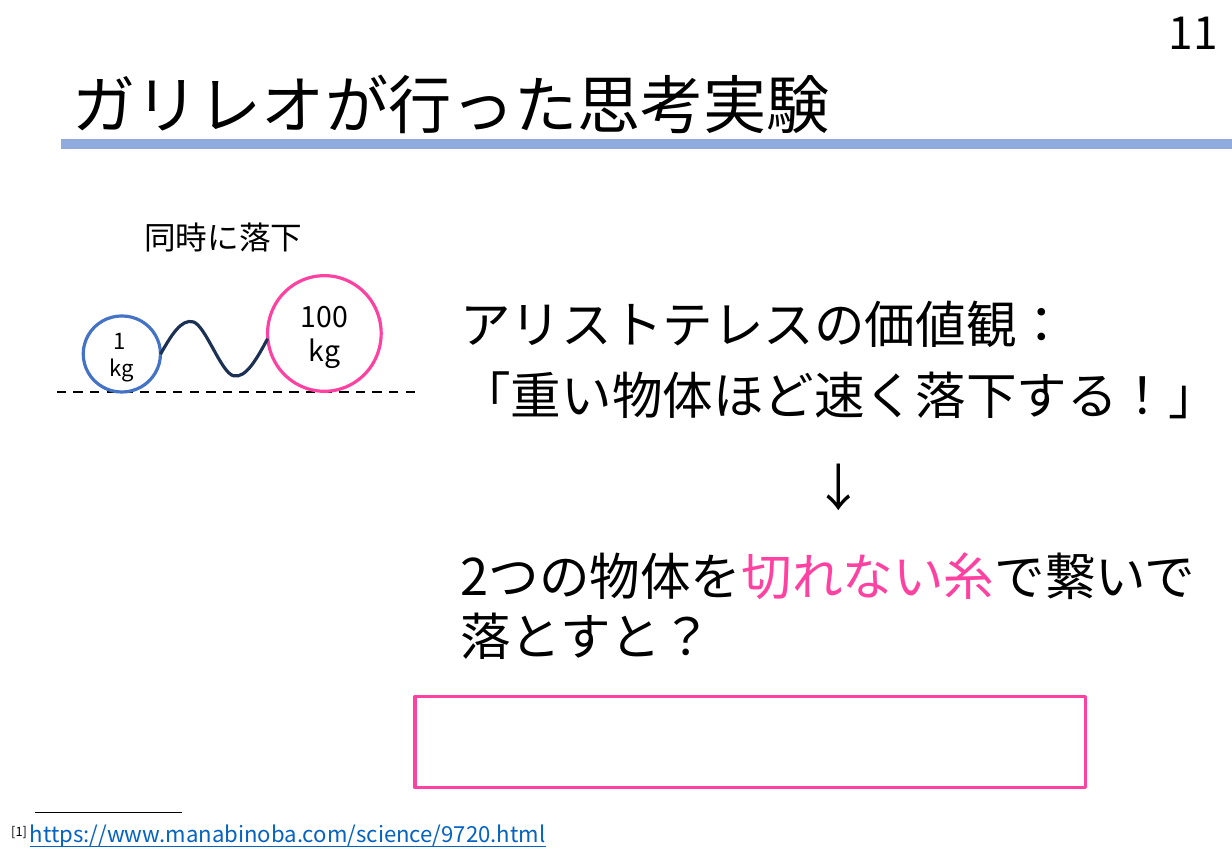
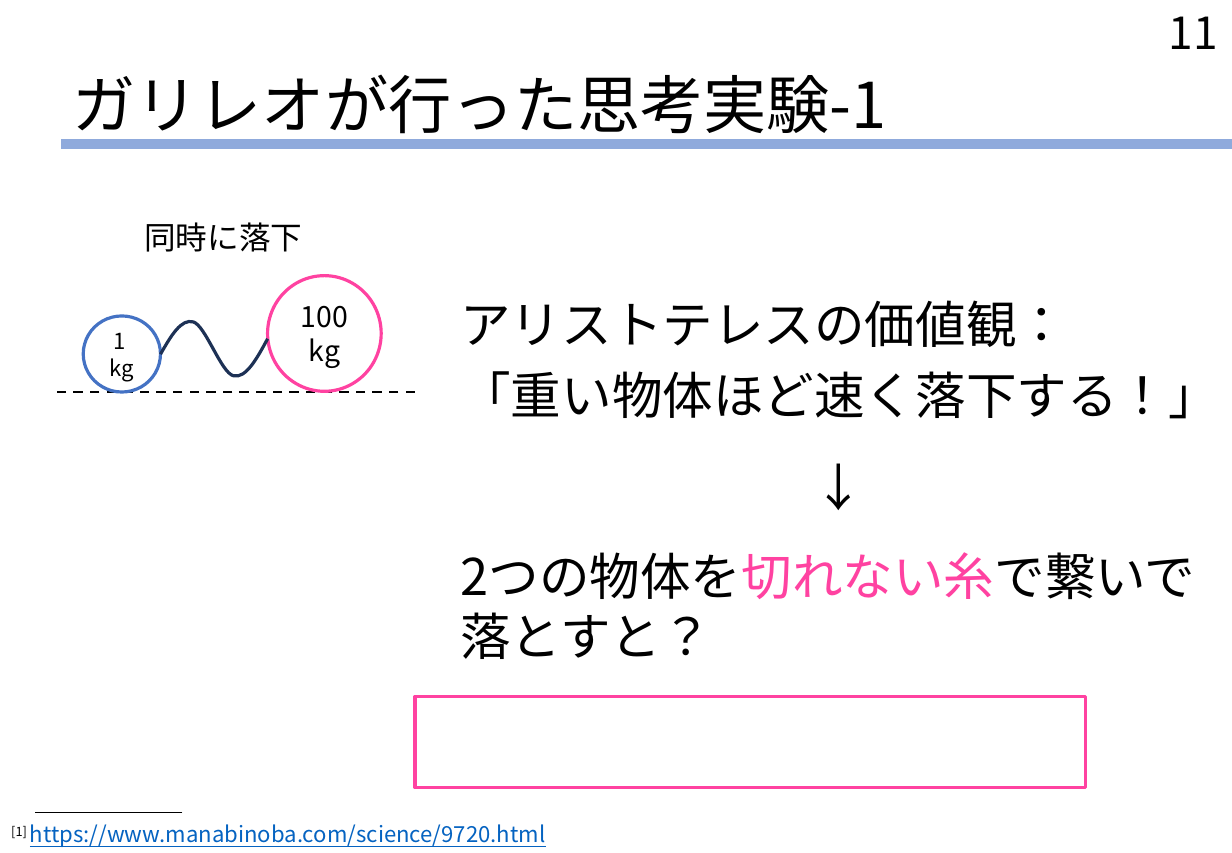
Before and after one commit to Y-teraya/Y-teraya.github.io, a slide deck: slide 11 of EM03/EM03_print.pptx. Drawn at 1232x853 pixels with LibreOffice and Linux fonts; fonts in the diff are those of the drawing. Boxes give left, top, right and bottom in pixels: in the first picture for what was removed or moved away, otherwise in the second. Text is boxed around its words. In the diff, an @@ line names an element or a change of style, - is before the commit and + after.

```diff
--- a/EM03/EM03_print.pptx
+++ b/EM03/EM03_print.pptx
@@ title at (x1=73, y1=75, x2=887, y2=143): text changed @@
-ガリレオが行った思考実験
+ガリレオが行った思考実験-1
```
Also in this commit, not shown: 1 other slide changed, 3 other files.
